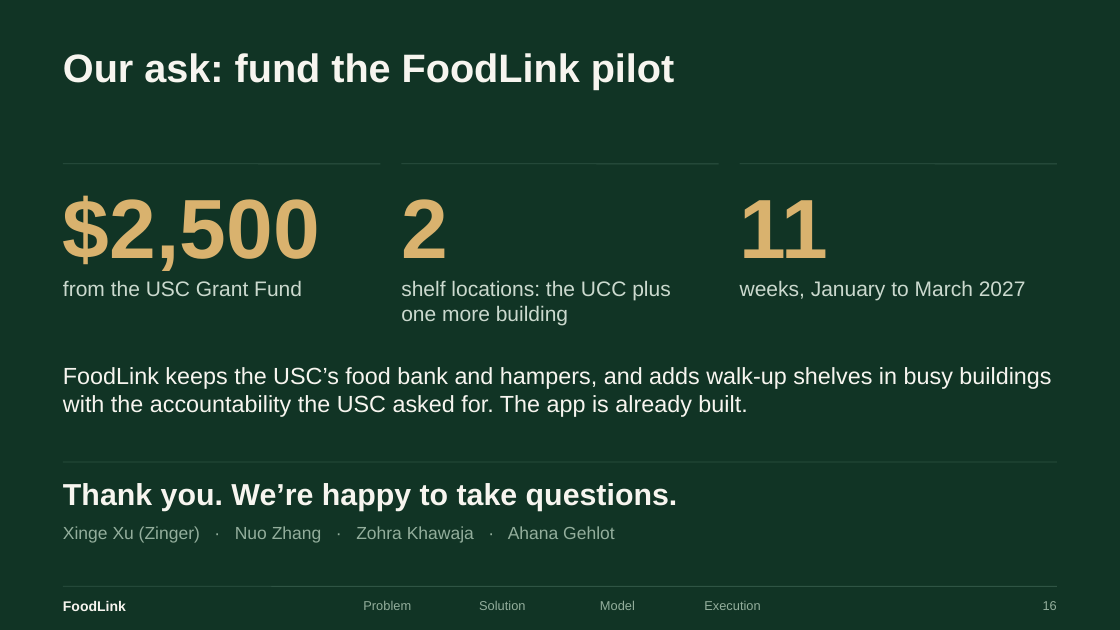
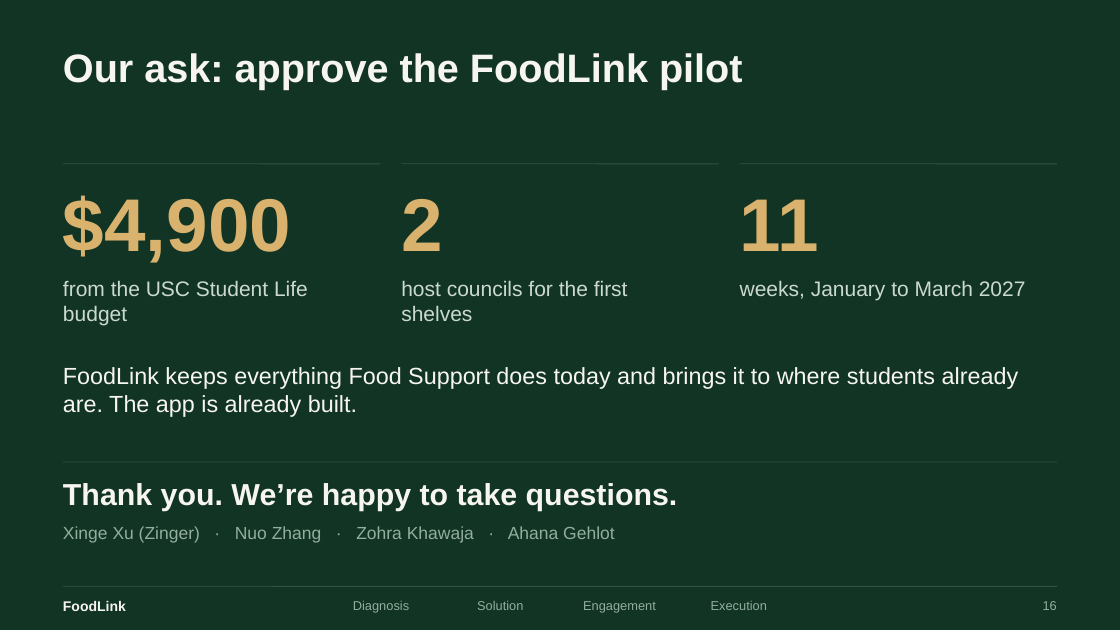
Before and after one commit to xingexu/aspire, a slide deck: slide 16 of deck/PBSN_ASPIRE_FoodLink.pptx. Drawn at 1120x630 pixels with LibreOffice and Linux fonts; fonts in the diff are those of the drawing. Boxes give left, top, right and bottom in pixels: in the first picture for what was removed or moved away, otherwise in the second. Text is boxed around its words. In the diff, an @@ line names an element or a change of style, - is before the commit and + after.

```diff
--- a/deck/PBSN_ASPIRE_FoodLink.pptx
+++ b/deck/PBSN_ASPIRE_FoodLink.pptx
@@ title at box(63, 53, 743, 89): text changed @@
-Our ask: fund the FoodLink pilot
+Our ask: approve the FoodLink pilot
@@ text "2" at box(401, 199, 443, 251): size 72 to 64 pt @@
@@ text "11" at box(740, 199, 819, 251): size 72 to 64 pt @@
@@ text at box(63, 195, 291, 263): text changed; size 72 to 64 pt @@
-$2,500
+$4,900
@@ text at box(63, 281, 308, 326): text changed @@
-from the USC Grant Fund
+from the USC Student Life budget
@@ text at box(401, 281, 628, 321): text changed @@
-shelf locations: the UCC plus one more building
+host councils for the first shelves
@@ text at box(63, 367, 1019, 417): text changed @@
-FoodLink keeps the USC’s food bank and hampers, and adds walk-up shelves in busy buildings with the accountability the USC asked for. The app is already built.
+FoodLink keeps everything Food Support does today and brings it to where students already are. The app is already built.
@@ text "Execution": place and size @@
-text "Execution" at box(704, 601, 760, 610)
+text "Execution" at box(711, 601, 767, 610)
@@ text added at box(353, 601, 409, 613), 11 pt, text #93AE9C @@
+Diagnosis
@@ text removed at box(363, 601, 411, 610) @@
-Problem
@@ text at box(583, 601, 656, 613): text changed @@
-Model
+Engagement
```
Also in this commit, not shown: 12 other slides changed, 9 slides added, 7 slides removed, 6 other files.
